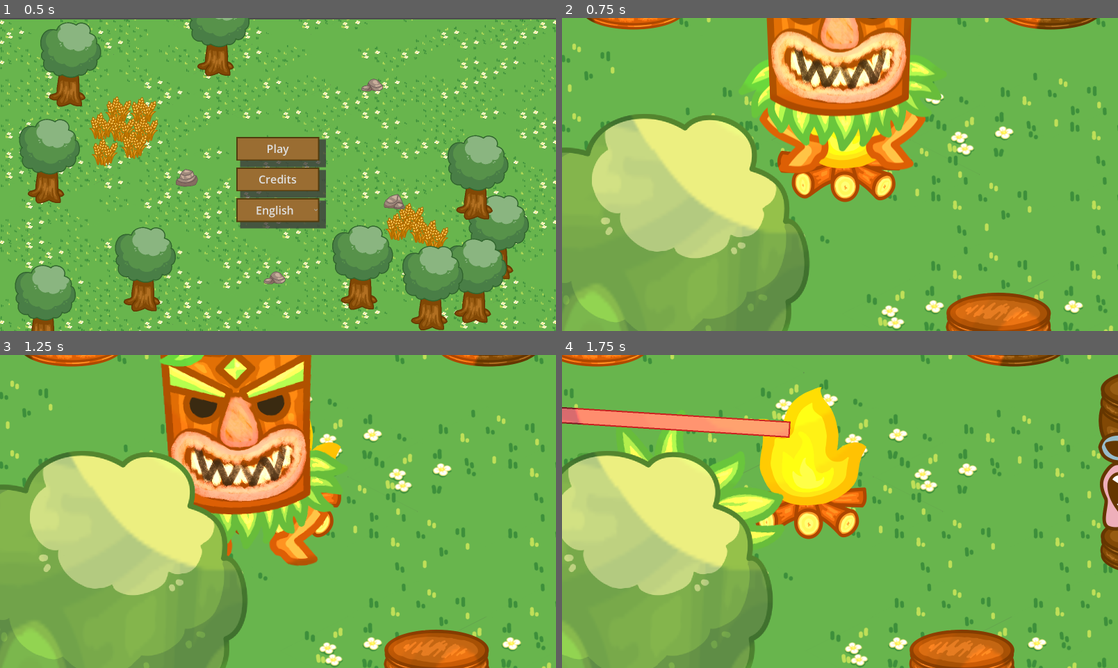
Above: before the commit, frames 1-4 (two rows, left to right).
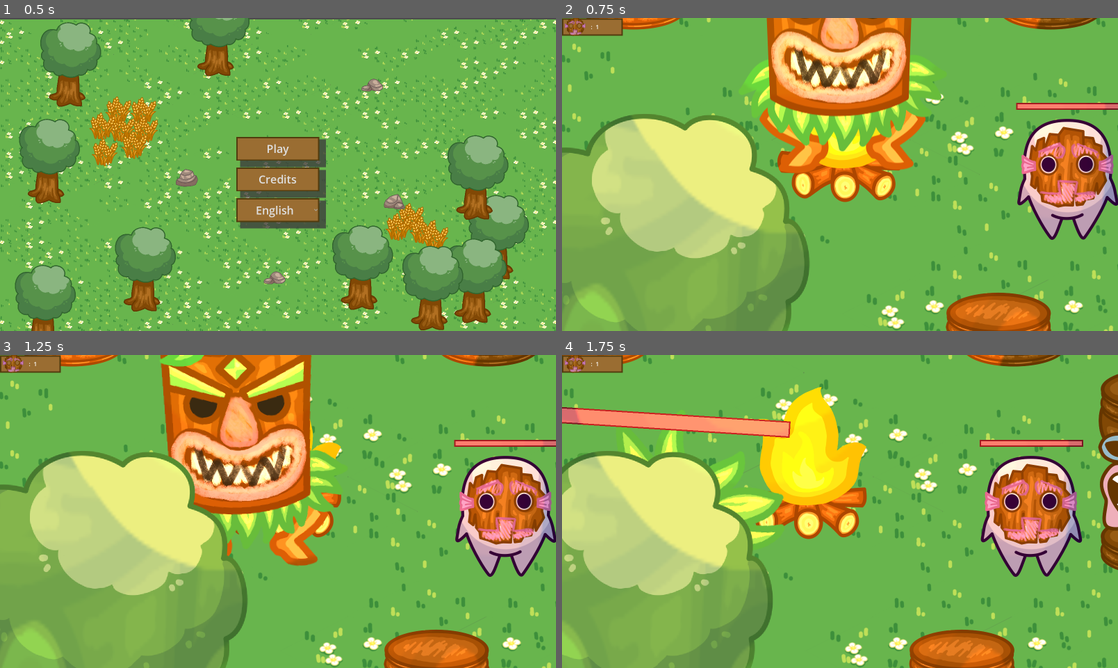
Above: after the commit, the same moments.

Repository: Kayno0o/gwj-86-godot
Game: Godot game, scene res://stages/main_menu/main_menu.tscn
Same seed, same stepped clock (60 frames per second), same inputs: the game is played once before the commit and once after it.
Inputs (mouse positions are in pixels of both pictures, inside the frame that each line leads up to):
- Up to frame 1 (0.5 s): no input
- Up to frame 2 (0.75 s): click "Play" at 0.5 s
- Up to frame 3 (1.25 s): no input
- Up to frame 4 (1.75 s): tap Enter at 1.25 s; move the mouse to (840, 508) at 1.27 s; hold Right (go right) from 1.28 s (still down); tap K at 1.35 s; click (840, 508) at 1.42 s

Frame 1 is identical in both runs. In frame 2, 6.1% of the frame differs, in the area x 0-100%, y 0-71%; in frame 3, 6.1%; in frame 4, 6.2%, in the area x 0-94%, y 0-71%.

Commit message:
feat: add transporter mask by default

Diff:
--- a/stages/game/game.tscn
+++ b/stages/game/game.tscn
@@ -1,7 +1,8 @@
-[gd_scene load_steps=11 format=3 uid="uid://b5gxjdr52th8t"]
+[gd_scene load_steps=12 format=3 uid="uid://b5gxjdr52th8t"]
 
 [ext_resource type="Script" uid="uid://cox74b6gr6uvl" path="res://stages/game/game.gd" id="1_7h61r"]
 [ext_resource type="PackedScene" uid="uid://cps5jjnch8vi4" path="res://props/totem/totem.tscn" id="6_rsoik"]
+[ext_resource type="PackedScene" uid="uid://chlm7ig6hfol0" path="res://entities/mask/mask_white/mask_white.tscn" id="9_51ysb"]
 [ext_resource type="PackedScene" uid="uid://cwy0xgki0ltex" path="res://stages/gamemaster/gamemaster.tscn" id="11_51ysb"]
 [ext_resource type="PackedScene" uid="uid://nvsgrq2s67sj" path="res://props/resource/rock/rock.tscn" id="12_js6n3"]
 [ext_resource type="PackedScene" uid="uid://dnp5j6tutmm3o" path="res://props/resource/tree/tree.tscn" id="13_oq21h"]
@@ -88,6 +89,9 @@
 
 [node name="Hero" parent="game" instance=ExtResource("14_ourju")]
 
+[node name="Mask White" parent="game" instance=ExtResource("9_51ysb")]
+position = Vector2(656, 189)
+
 [node name="Camera2D" type="Camera2D" parent="."]
 scale = Vector2(1e-05, 1e-05)
 position_smoothing_enabled = true
